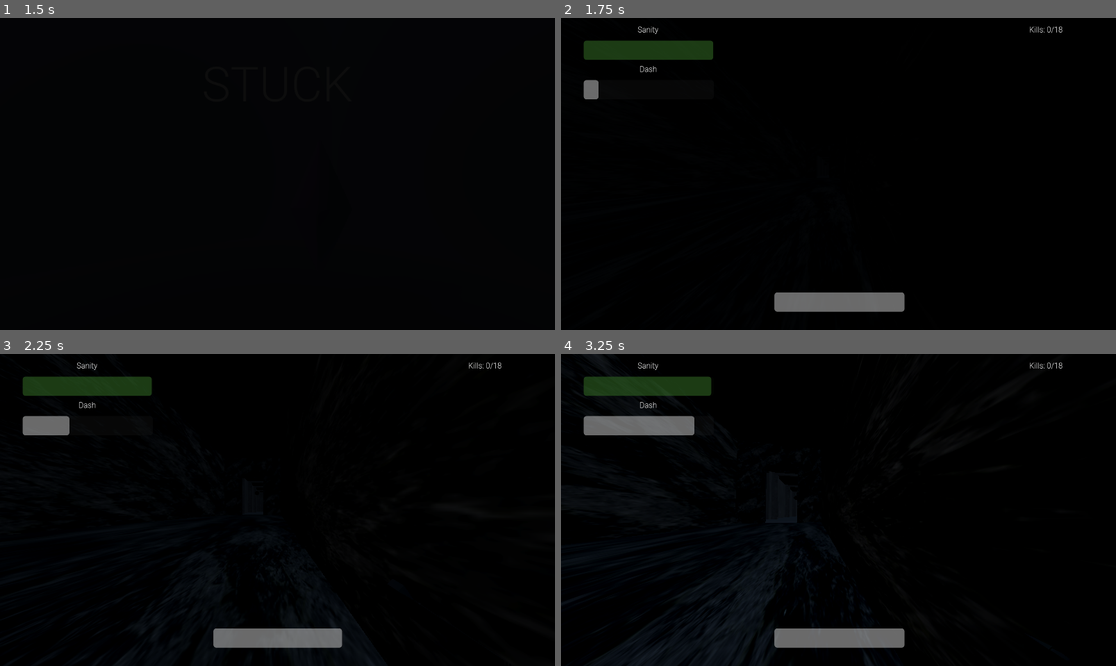
Above: before the commit, frames 1-4 (two rows, left to right).
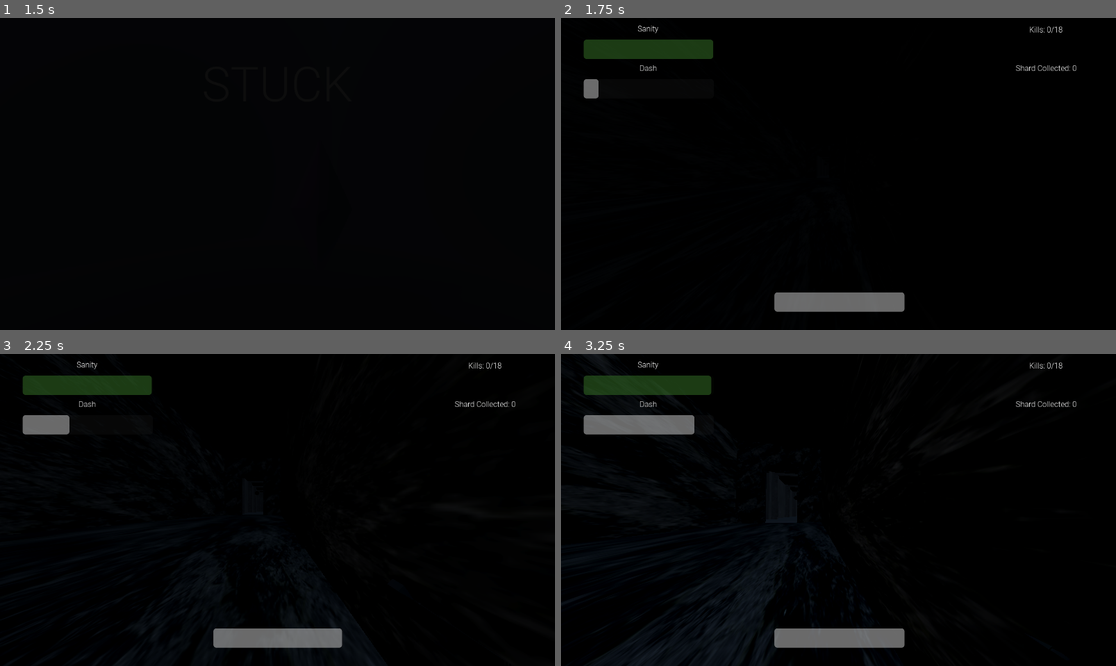
Above: after the commit, the same moments.

Repository: OmarCompiled/Stuck_NULL_BYTES
Game: Godot game, scene res://scenes/menu/main_menu.tscn
The game is run twice, just before and just after one commit, with the same random seed, the same clock (stepped at 60 frames per second) and the same inputs.
Inputs (mouse positions are in pixels of both pictures, inside the frame that each line leads up to):
- Up to frame 1 (1.5 s): click "Start" at 0.5 s; tap Enter at 1.25 s; move the mouse to (399, 158) at 1.27 s; hold D (MoveRight) from 1.28 s (still down); hold E (Dash) from 1.28 s (still down)
- Up to frame 2 (1.75 s): keep holding D (MoveRight); keep holding E (Dash); tap Space (Jump) at 1.52 s
- Up to frame 3 (2.25 s): move the mouse to (249, 510) at 2.02 s; release D (MoveRight) at 2.03 s; release E (Dash) at 2.03 s; hold W (MoveForward) from 2.03 s (still down); click (249, 510) at 2.1 s
- Up to frame 4 (3.25 s): keep holding W (MoveForward); tap Space (Jump) at 2.27 s; move the mouse to (849, 503) at 2.77 s; hold Shift (Sprint) from 2.78 s (still down)

Frame 1 is identical in both runs. In frame 2, 0.3% of the frame differs, in the area x 4-93%, y 2-27%; in frame 3, 0.4%; in frame 4, 0.5%.

Commit message:
Add currency count in hud

Diff:
--- /dev/null
+++ b/godot/scenes/entity/currency_counter.gd
@@ -0,0 +1,11 @@
+extends RichTextLabel
+
+
+# Called when the node enters the scene tree for the first time.
+func _ready() -> void:
+	pass # Replace with function body.
+
+
+# Called every frame. 'delta' is the elapsed time since the previous frame.
+func _process(delta: float) -> void:
+	text = "Shard Collected: " + str(GameManager.current_run_currency)
--- a/godot/scenes/entity/player.tscn
+++ b/godot/scenes/entity/player.tscn
@@ -9,6 +9,7 @@
 [ext_resource type="AudioStream" uid="uid://drx8tsfyjehx" path="res://assets/sfx/Audio/footstep02.ogg" id="6_2hs0m"]
 [ext_resource type="PackedScene" uid="uid://bt8isq1pq1xna" path="res://scenes/other/sound_component.tscn" id="6_bee8u"]
 [ext_resource type="AudioStream" uid="uid://cgpo6tvpujy6b" path="res://assets/sfx/player/dash.wav" id="7_j8jve"]
+[ext_resource type="Script" uid="uid://br1ffti3jh1ai" path="res://scenes/entity/currency_counter.gd" id="7_lo118"]
 [ext_resource type="AudioStream" uid="uid://dx2nd6acpg2oh" path="res://assets/sfx/enemy/land.wav" id="8_k4nkw"]
 
 [sub_resource type="CapsuleMesh" id="CapsuleMesh_sh265"]
@@ -53,9 +54,9 @@
 
 [node name="SanityBar" type="ProgressBar" parent="."]
 offset_left = 47.0
-offset_top = 47.0
+offset_top = 45.0
 offset_right = 317.0
-offset_bottom = 87.0
+offset_bottom = 85.0
 size_flags_horizontal = 0
 value = 100.0
 show_percentage = false
@@ -75,9 +76,9 @@
 
 [node name="DashCooldownBar" type="ProgressBar" parent="."]
 offset_left = 47.0
-offset_top = 129.0
+offset_top = 127.0
 offset_right = 317.0
-offset_bottom = 169.0
+offset_bottom = 167.0
 size_flags_horizontal = 0
 value = 100.0
 show_percentage = false
@@ -105,6 +106,20 @@
 horizontal_alignment = 1
 vertical_alignment = 1
 script = ExtResource("3_i3pqv")
+
+[node name="CurrencyCounter" type="RichTextLabel" parent="."]
+anchors_preset = 1
+anchor_left = 1.0
+anchor_right = 1.0
+offset_left = -289.0
+offset_top = 85.0
+offset_bottom = 125.0
+grow_horizontal = 0
+theme_override_fonts/normal_font = ExtResource("5_ksla3")
+text = "Collected Shards:"
+horizontal_alignment = 1
+vertical_alignment = 1
+script = ExtResource("7_lo118")
 
 [node name="WalkSoundComponent" parent="." node_paths=PackedStringArray("player") instance=ExtResource("6_bee8u")]
 player = NodePath("WalkPlayer")
Not shown, added: godot/scenes/entity/currency_counter.gd.uid
Not shown: 1 places in godot/scenes/entity/player.tscn that only renumber resources
